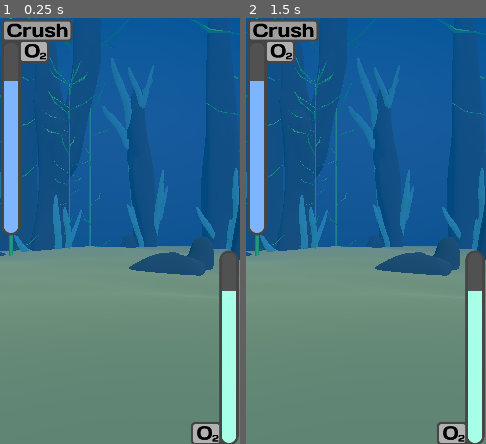
Above: before the commit, frames 1-2 (left to right).
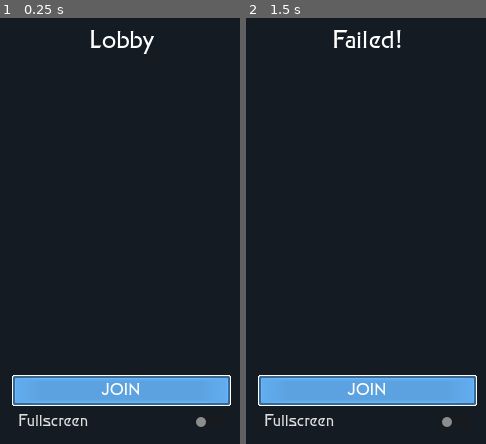
Above: after the commit, the same moments.

Repository: eikap/ggj-2026
Game: Godot game, scene res://Scenes/Game.tscn
Same seed, same stepped clock (60 frames per second), same inputs: the game is played once before the commit and once after it. This scene is started directly instead of the project's main scene.
Inputs (mouse positions are in pixels of both pictures, inside the frame that each line leads up to):
- Up to frame 1 (0.25 s): no input
- Up to frame 2 (1.5 s): tap Enter at 0.5 s; move the mouse to (418, 209) at 0.52 s; tap Space (interact) at 0.6 s; click (418, 209) at 0.67 s; click (368, 388) at 1.25 s, where only the run after the commit has a clickable "Join Game"

The runs differ from the first frame. In frame 1, 100% of the frame differs, in the area x 0-100%, y 0-100%; in frame 2, 100%.
Error before the commit: Invalid access to property or key '1' on a base object of type 'Dictionary'. (res://Scripts/hud_ui.gd:10)

Commit message:
Add game start server timeout and recovery

Diff:
--- a/Scenes/NetworkTest/game.gd
+++ b/Scenes/NetworkTest/game.gd
@@ -4,6 +4,7 @@
 @export_file_path("*.tscn") var lobbyScene : String
 
 var game_started : bool = false
+var game_start_timeout = 10.0
 
 func _enter_tree():
 	Network.player_disconnected.connect(player_disconnected)
@@ -29,7 +30,16 @@
 		Network.player_loaded.rpc_id(1) # Tell the server that this peer has loaded.
 
 func _process(delta: float) -> void:
-	if (!is_multiplayer_authority() || !game_started):
+	if (!is_multiplayer_authority()):
+		return
+
+	if (!game_started):
+		game_start_timeout -= delta
+
+		if(game_start_timeout <= 0):
+			game_start_timeout = 10.0
+			Network.end_game.rpc(lobbyScene)
+
 		return
 
 	var numPlayers = Network.players.size()
--- a/Scripts/lobby.gd
+++ b/Scripts/lobby.gd
@@ -37,6 +37,9 @@
 		print("Server starting...")
 		on_host_clicked()
 		return
+
+func _ready():
+	update_lobby_status()
 
 func on_host_clicked():
 	Network.player_info.name = generate_random_name()
--- a/Scripts/network.gd
+++ b/Scripts/network.gd
@@ -23,6 +23,7 @@
 var player_info = {"name": "Name", "node" : null}
 
 var players_loaded = 0
+var players_launching_game = {}
 
 static var past_round_info : Array
 var game_scene : String
@@ -77,6 +78,9 @@
 	if !multiplayer.is_server():
 		return
 
+	players_launching_game = players.duplicate()
+	players_loaded = 0
+
 	load_game(game_scene)
 	load_game.rpc(game_scene)
 
@@ -112,7 +116,8 @@
 func player_loaded():
 	if multiplayer.is_server():
 		players_loaded += 1
-		if players_loaded == players.size():
+
+		if players_loaded >= players_launching_game.size():
 			$/root/Game.start_game()
 			players_loaded = 0
 
@@ -134,6 +139,7 @@
 func _on_player_disconnected(id):
 	player_disconnected.emit(id)
 	players.erase(id)
+	players_launching_game.erase(id)
 
 
 func _on_connected_ok():
